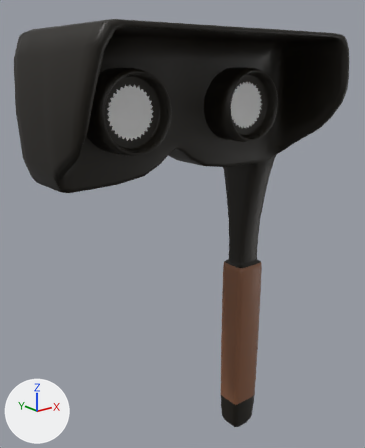
Before and after pictures for a commit that changed the FBX model Assets/Models/Okular.fbx.
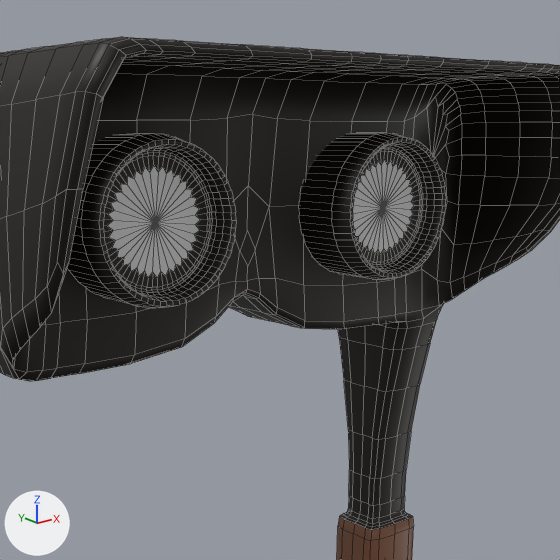
Each version is shown whole from a camera (50 mm lens) standing at (-35.5, -34.4, 34.8) and looking at (-9.4, -1.8, 21.8), then close up on the part from 14% to 92% of the width and 0% to 63% of the height. The axes (+X, +Y, +Z) are drawn at lower left. The lights are the same throughout. The close-ups show mesh edges as thin lines.
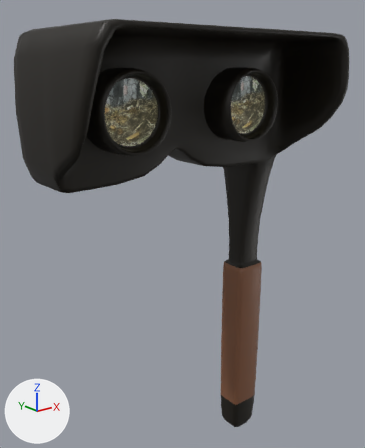
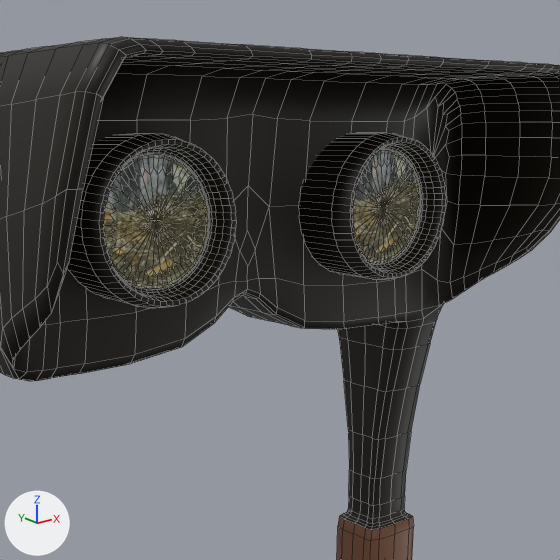
What differs and where, as boxes (x1, y1, x2, y2) in the close-ups (560 x 560 px):
'Plane', surface changed, reshaped
    both: (0, 37, 560, 560)
part 1 of me_plane_003, built on
    before: (353, 151, 421, 265)
    after: (353, 149, 421, 265)
part 2 of me_plane_003, built on
    before: (104, 155, 208, 290)
    after: (104, 152, 210, 290)
part 3 of me_plane_003, surface changed
    both: (100, 146, 424, 293)
part 4 of me_plane_003, recoloured
    both: (104, 160, 371, 254)

The change, as a diff of the scene's bpy script:
```diff
--- a/Assets/Models/Okular.fbx.py
+++ b/Assets/Models/Okular.fbx.py
@@ img_building_left_eye_jpg @@
+img_building_left_eye_jpg = load_image('building_left_eye.jpg', '../Images/building_left_eye.jpg', 433, 434, 'sRGB')
@@ mat_glas @@
 mat_glas = principled_material('glas')
-mat_glas.base_color = (0.8, 0.8, 0.8)  # white #e7e7e7
+mat_glas.texture = img_building_left_eye_jpg
@@ me_plane_003 @@
 # used by ob_plane; location = (0.0, 0.0, 0.0)
-me_plane_003.from_pydata(...)  # 2554 vertices, 2548 faces; spans x -21.6..1.7, y -9.8..2.7, z -4.2..37.2
+me_plane_003.from_pydata(...)  # 2810 vertices, 2804 faces; spans x -21.6..1.7, y -9.8..2.7, z -4.2..37.2
+# me_plane_003 part 1: 34 vertices moved within x -7.2..-2.8, y -4.6, z 29.6..33.8; 47 vertices removed from x -7.1..-3.1, y -4.6, z 29.6..33.8; 175 vertices added at x -7.3..-2.7, y -4.6, z 29.5..34.1
+# me_plane_003 part 2: 46 vertices moved within x -18.3..-14.1, y -4.6, z 29.6..33.8; 31 vertices removed from x -17.9..-14.2, y -4.6, z 29.8..33.7; 159 vertices added at x -18.4..-13.8, y -4.6, z 29.5..34.1
+# me_plane_003 part 3: 2246 kept faces spanning x -21.6..1.7, y -9.8..2.7, z -4.2..37.2 get new texture (UV) coordinates
+# me_plane_003 part 4: 10 faces spanning x -18.3..-5.7, y -4.6, z 30.5..33.8 switch from mat_brille (black #140e01) to mat_glas (picture img_building_left_eye_jpg)
 me_plane_003.materials.append(mat_griff)
```
